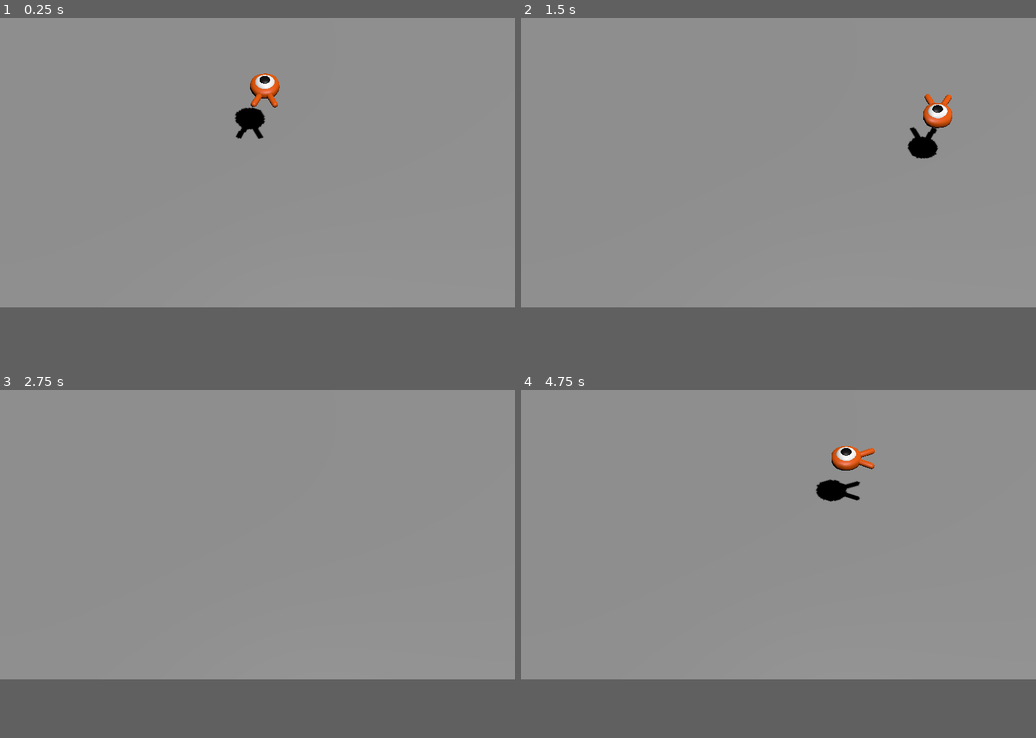
Above: before the commit, frames 1-4 (two rows, left to right).
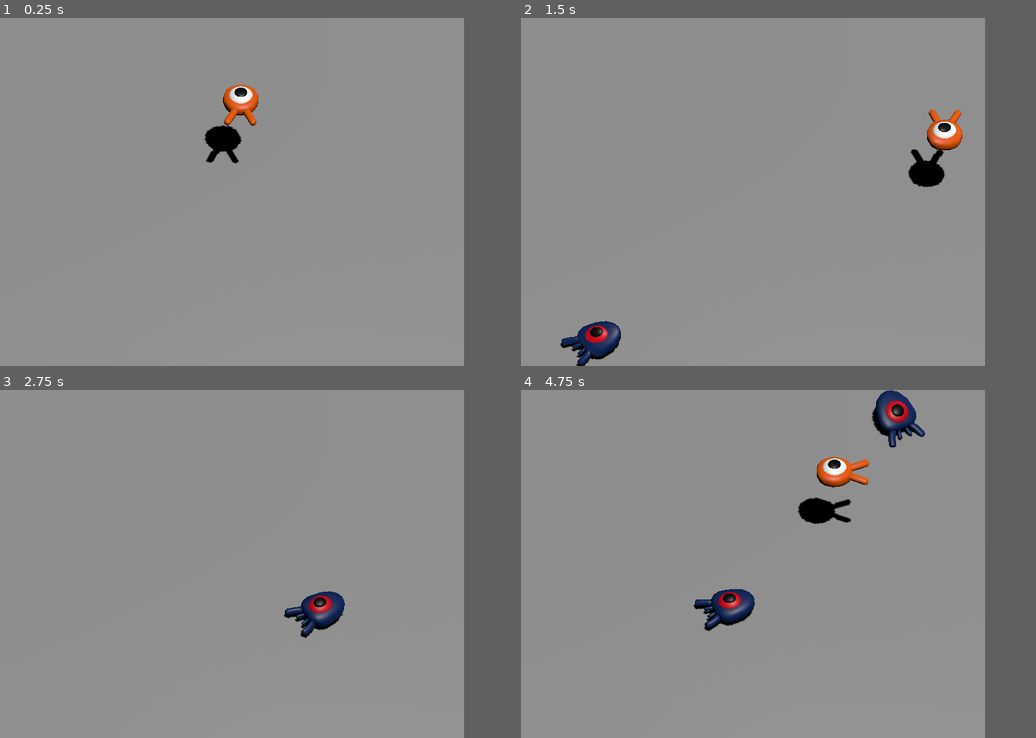
Above: after the commit, the same moments.

Repository: neilpate/squash_the_creeps__tutorial_godot
Game: Godot game, scene res://main.tscn
The game is run twice, just before and just after one commit, with the same random seed, the same clock (stepped at 60 frames per second) and the same inputs. The project has no main scene, so this scene is started directly.
Inputs:
- Up to frame 1 (0.25 s): no input
- Up to frame 2 (1.5 s): tap Enter at 0.5 s; hold Right (move_right) 0.53-1.28 s; hold Down (move_back) from 1.28 s (still down)
- Up to frame 3 (2.75 s): release Down (move_back) at 2.03 s; hold Right (move_right) from 2.03 s (still down)
- Up to frame 4 (4.75 s): release Right (move_right) at 2.78 s; hold Up (move_forward) 2.78-3.53 s; hold Left (move_left) from 3.53 s (still down)
In our replay, the window is 799x449 before the commit and 720x540 after it. These sizes can differ from the game's own. Grey fills any space a smaller window leaves; there, only what the larger window draws over its background counts as a difference.

The runs differ from the first frame. In frame 1, 1.7% of the frame differs, in the area x 39-55%, y 15-42%; in frame 2, 2.5%; in frame 3, 0.9%; in frame 4, 3.6%, in the area x 33-79%, y 0-70%.

Commit message:
feat: Added monster spawning

Diff:
--- /dev/null
+++ b/main.gd
@@ -0,0 +1,24 @@
+extends Node
+
+@export var mob_scene: PackedScene
+
+# Called when the node enters the scene tree for the first time.
+func _ready():
+	pass # Replace with function body.
+
+
+# Called every frame. 'delta' is the elapsed time since the previous frame.
+func _process(delta):
+	pass
+
+
+func _on_mob_timer_timeout():
+	var mob = mob_scene.instantiate()
+
+	var mob_spawn_location = get_node("SpawnPath/SpawnLocation")
+	mob_spawn_location.progress_ratio = randf()
+
+	var player_position = $Player.position
+	mob.initialise(mob_spawn_location.position, player_position)
+
+	add_child(mob)
--- a/main.tscn
+++ b/main.tscn
@@ -1,6 +1,8 @@
-[gd_scene load_steps=4 format=3 uid="uid://jgno6jmyqeys"]
+[gd_scene load_steps=9 format=3 uid="uid://jgno6jmyqeys"]
 
+[ext_resource type="Script" path="res://main.gd" id="1_urkey"]
 [ext_resource type="PackedScene" uid="uid://cjncq03c3kwcl" path="res://player.tscn" id="1_yknte"]
+[ext_resource type="PackedScene" uid="uid://qabthbi5qocw" path="res://mob.tscn" id="2_dwy5q"]
 
 [sub_resource type="BoxShape3D" id="BoxShape3D_hkykb"]
 size = Vector3(60, 2, 60)
@@ -8,7 +10,21 @@
 [sub_resource type="BoxMesh" id="BoxMesh_tndmd"]
 size = Vector3(60, 2, 60)
 
+[sub_resource type="CylinderMesh" id="CylinderMesh_17a1u"]
+
+[sub_resource type="StandardMaterial3D" id="StandardMaterial3D_31p8g"]
+albedo_color = Color(1, 0.0705882, 0.207843, 1)
+
+[sub_resource type="Curve3D" id="Curve3D_0huql"]
+_data = {
+"points": PackedVector3Array(0, 0, 0, 0, 0, 0, -20.3204, 0, 21.6939, 0, 0, 0, 0, 0, 0, 19.652, 0, 21.8349, 0, 0, 0, 0, 0, 0, 20, 0, -21, 0, 0, 0, 0, 0, 0, -20.5319, 0, -21.2394, 0, 0, 0, 0, 0, 0, -20.3204, 0, 21.6939),
+"tilts": PackedFloat32Array(0, 0, 0, 0, 0)
+}
+point_count = 5
+
 [node name="Main" type="Node"]
+script = ExtResource("1_urkey")
+mob_scene = ExtResource("2_dwy5q")
 
 [node name="Ground" type="StaticBody3D" parent="."]
 transform = Transform3D(1, 0, 0, 0, 1, 0, 0, 0, 1, 0, -1, 0)
@@ -34,3 +50,37 @@
 projection = 1
 size = 19.919
 far = 100.0
+
+[node name="Cylinders" type="Node3D" parent="."]
+
+[node name="MeshInstance3D" type="MeshInstance3D" parent="Cylinders"]
+transform = Transform3D(1, 0, 0, 0, 1, 0, 0, 0, 1, -20.2879, 3.8147e-06, -21.2473)
+mesh = SubResource("CylinderMesh_17a1u")
+surface_material_override/0 = SubResource("StandardMaterial3D_31p8g")
+
+[node name="MeshInstance3D2" type="MeshInstance3D" parent="Cylinders"]
+transform = Transform3D(1, 0, 0, 0, 1, 0, 0, 0, 1, -20.2879, 3.8147e-06, 21.7527)
+mesh = SubResource("CylinderMesh_17a1u")
+surface_material_override/0 = SubResource("StandardMaterial3D_31p8g")
+
+[node name="MeshInstance3D3" type="MeshInstance3D" parent="Cylinders"]
+transform = Transform3D(1, 0, 0, 0, 1, 0, 0, 0, 1, 19.7121, 3.8147e-06, -21.2473)
+mesh = SubResource("CylinderMesh_17a1u")
+surface_material_override/0 = SubResource("StandardMaterial3D_31p8g")
+
+[node name="MeshInstance3D4" type="MeshInstance3D" parent="Cylinders"]
+transform = Transform3D(1, 0, 0, 0, 1, 0, 0, 0, 1, 19.7121, 3.8147e-06, 21.7527)
+mesh = SubResource("CylinderMesh_17a1u")
+surface_material_override/0 = SubResource("StandardMaterial3D_31p8g")
+
+[node name="SpawnPath" type="Path3D" parent="."]
+curve = SubResource("Curve3D_0huql")
+
+[node name="SpawnLocation" type="PathFollow3D" parent="SpawnPath"]
+transform = Transform3D(-0.00352732, 0, -0.999994, 0, 1, 0, 0.999994, 0, -0.00352732, -20.3204, 0, 21.6939)
+
+[node name="MobTimer" type="Timer" parent="."]
+wait_time = 0.5
+autostart = true
+
+[connection signal="timeout" from="MobTimer" to="." method="_on_mob_timer_timeout"]
--- /dev/null
+++ b/mob.gd
@@ -0,0 +1,20 @@
+extends CharacterBody3D
+
+@export var min_speed = 10
+@export var max_speed = 18
+
+func _physics_process(delta):
+	move_and_slide()
+
+func initialise(start_position, player_position):
+	look_at_from_position(start_position, player_position, Vector3.UP)
+	rotate_y(randf_range(-PI/4, PI/4))
+
+	var random_speed = randi_range(min_speed, max_speed)
+	velocity = Vector3.FORWARD * random_speed
+
+	velocity = velocity.rotated(Vector3.UP, rotation.y)
+
+
+func _on_visible_on_screen_notifier_3d_screen_exited():
+	queue_free() # Replace with function body.
--- /dev/null
+++ b/mob.tscn
@@ -0,0 +1,24 @@
+[gd_scene load_steps=4 format=3 uid="uid://qabthbi5qocw"]
+
+[ext_resource type="PackedScene" uid="uid://nsmg2wkf743m" path="res://art/mob.glb" id="1_57jxn"]
+[ext_resource type="Script" path="res://mob.gd" id="1_x2tym"]
+
+[sub_resource type="BoxShape3D" id="BoxShape3D_rfho6"]
+size = Vector3(2.21106, 0.956909, 2.32855)
+
+[node name="Mob" type="CharacterBody3D"]
+script = ExtResource("1_x2tym")
+
+[node name="Pivot" type="Node3D" parent="."]
+
+[node name="Character" parent="Pivot" instance=ExtResource("1_57jxn")]
+
+[node name="CollisionShape3D" type="CollisionShape3D" parent="."]
+transform = Transform3D(1, 0, 0, 0, 1, 0, 0, 0, 1, -0.0159302, 0.249939, -0.159515)
+shape = SubResource("BoxShape3D_rfho6")
+
+[node name="VisibleOnScreenNotifier3D" type="VisibleOnScreenNotifier3D" parent="."]
+transform = Transform3D(1, 0, 0, 0, 1, 0, 0, 0, 1, 0, 0, 0.318939)
+aabb = AABB(-1.15881, -0.95924, -1.63722, 2.31763, 1.91848, 3.27444)
+
+[connection signal="screen_exited" from="VisibleOnScreenNotifier3D" to="." method="_on_visible_on_screen_notifier_3d_screen_exited"]
--- a/project.godot
+++ b/project.godot
@@ -13,6 +13,11 @@
 config/name="Squash the Creeps (3D)"
 config/features=PackedStringArray("4.2")
 config/icon="res://icon.png"
+
+[display]
+
+window/size/viewport_width=720
+window/size/viewport_height=540
 
 [input]
 
